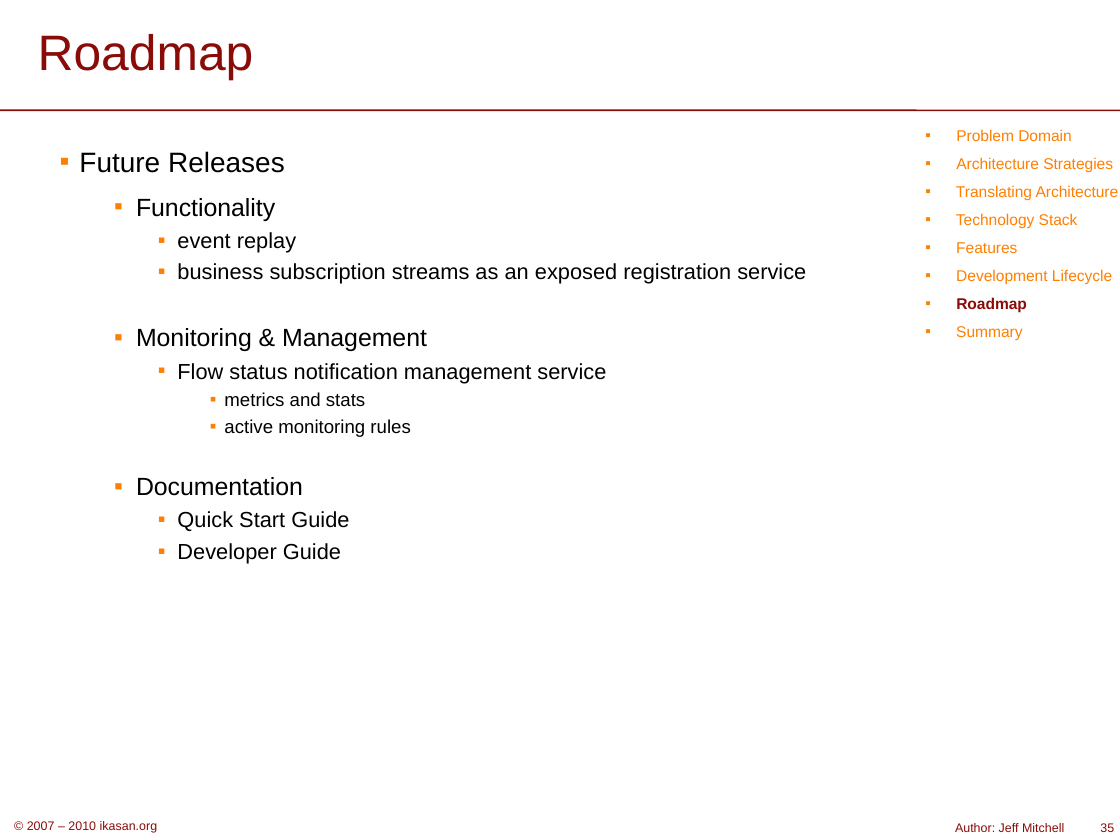
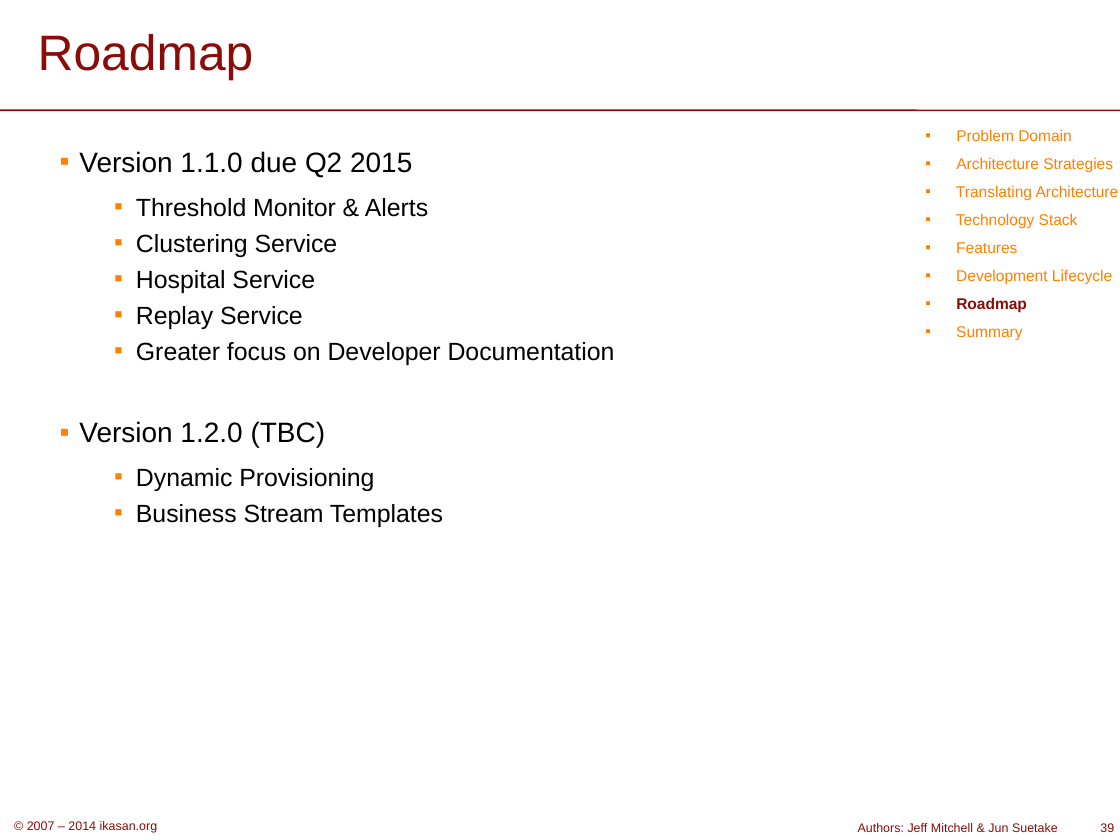
Before and after one commit to ikasanEIP/ikasan, a slide deck: slide 39 of docs/presentation/IkasanOverview.ppt (slide 35 before the commit). Drawn at 1120x840 pixels with LibreOffice and Linux fonts; fonts in the diff are those of the drawing; background and template pictures are left out. Boxes give left, top, right and bottom in pixels: in the first picture for what was removed or moved away, otherwise in the second. Text is boxed around its words. In the diff, an @@ line names an element or a change of style, - is before the commit and + after.

```diff
--- a/docs/presentation/IkasanOverview.ppt
+++ b/docs/presentation/IkasanOverview.ppt
@@ text at <box>79,151,615,527</box>: text changed; size 14 to 16 pt @@
-▪ Future Releases
-  ▪ Functionality
-    ▪ event replay
-    ▪ business subscription streams as an exposed registration service
-  ▪ Monitoring & Management
-    ▪ Flow status notification management service
-      ▪ metrics and stats
-      ▪ active monitoring rules
-  ▪ Documentation
-    ▪ Quick Start Guide
-    ▪ Developer Guide
+▪ Version 1.1.0 due Q2 2015
+  ▪ Threshold Monitor & Alerts
+  ▪ Clustering Service
+  ▪ Hospital Service
+  ▪ Replay Service
+  ▪ Greater focus on Developer Documentation
+▪ Version 1.2.0 (TBC)
+  ▪ Dynamic Provisioning
+  ▪ Business Stream Templates
@@ text at <box>27,821,158,833</box>: text changed @@
-© 2007 – 2010 ikasan.org
+© 2007 – 2014 ikasan.org
@@ text at <box>858,823,1058,832</box>: text changed @@
-Author: Jeff Mitchell
+Authors: Jeff Mitchell & Jun Suetake
@@ page number at <box>1100,823,1114,832</box>: text changed @@
-35
+39
```
Also in this commit, not shown: 35 other slides changed, 5 slides added, 1 slide removed.
